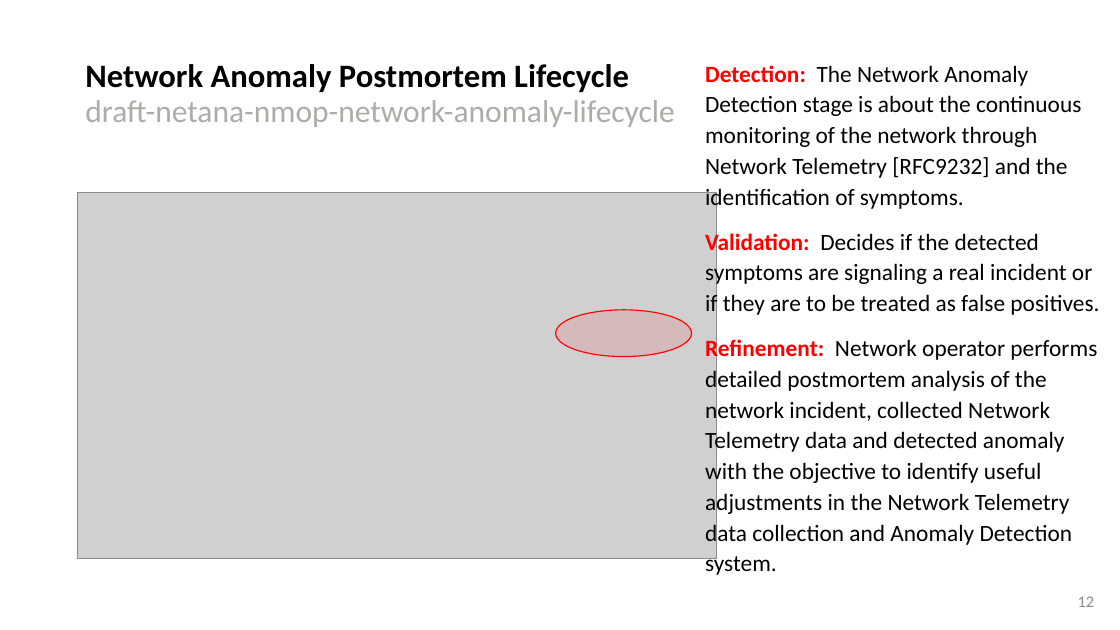
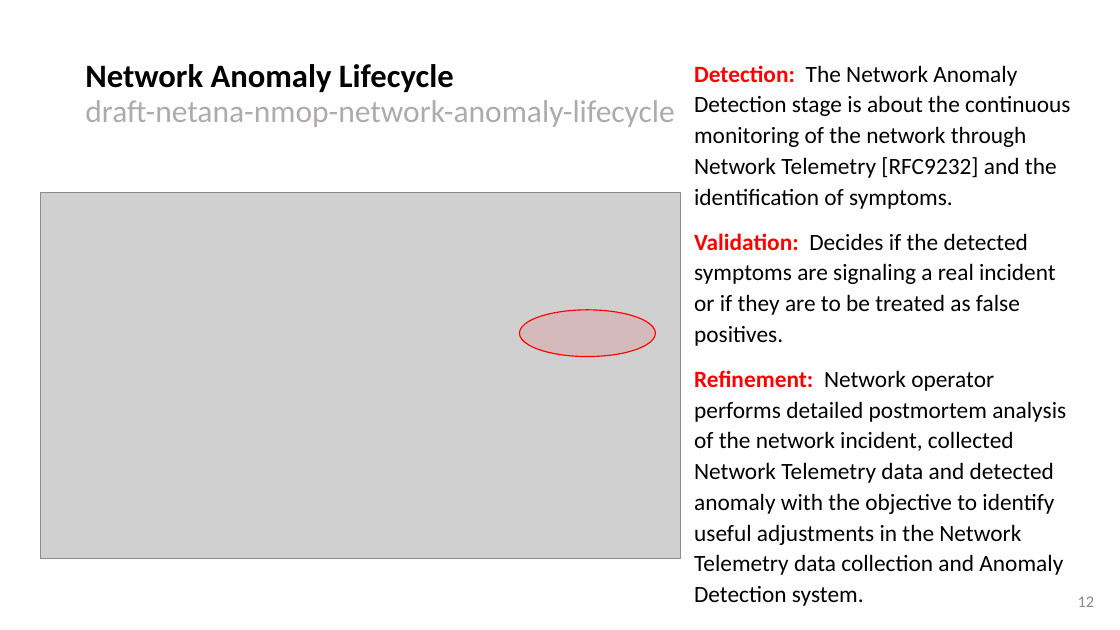
Before and after one commit to network-analytics/ietf-network-analytics-document-status, a slide deck: slide 12 of 119/NMOP/draft-netana-nmop-network-anomaly-semantics-and-lifecycle.pptx. Drawn at 1120x630 pixels with LibreOffice and Linux fonts; fonts in the diff are those of the drawing; grey boxes stand for pictures. Boxes give left, top, right and bottom in pixels: in the first picture for what was removed or moved away, otherwise in the second. Text is boxed around its words. In the diff, an @@ line names an element or a change of style, - is before the commit and + after.

```diff
--- a/119/NMOP/draft-netana-nmop-network-anomaly-semantics-and-lifecycle.pptx
+++ b/119/NMOP/draft-netana-nmop-network-anomaly-semantics-and-lifecycle.pptx
@@ text "Detection: The Network Anomaly Detection ..." rewrapped from box(705, 65, 1099, 575) to box(694, 65, 1070, 606) @@
@@ title at box(85, 64, 674, 127): text changed @@
-Network Anomaly Postmortem Lifecycle
-draft-netana-nmop-network-anomaly-lifecycle
+Network Anomaly Lifecycle
+draft-netana-nmop-network-anomaly-lifecycle
@@ picture: place and size @@
-picture at box(77, 193, 717, 559)
+picture at box(41, 193, 681, 559)
@@ ellipse: place and size @@
-ellipse at box(555, 310, 691, 357)
+ellipse at box(519, 310, 655, 357)
```
Also in this commit, not shown: 6 other slides changed, 3 slides added, 1 slide removed, 1 other file.
